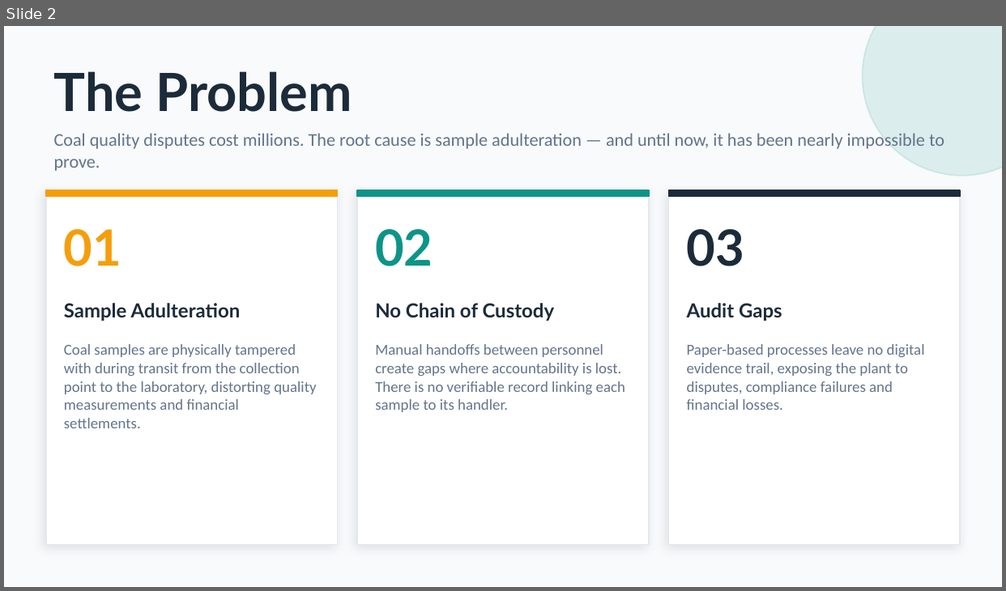
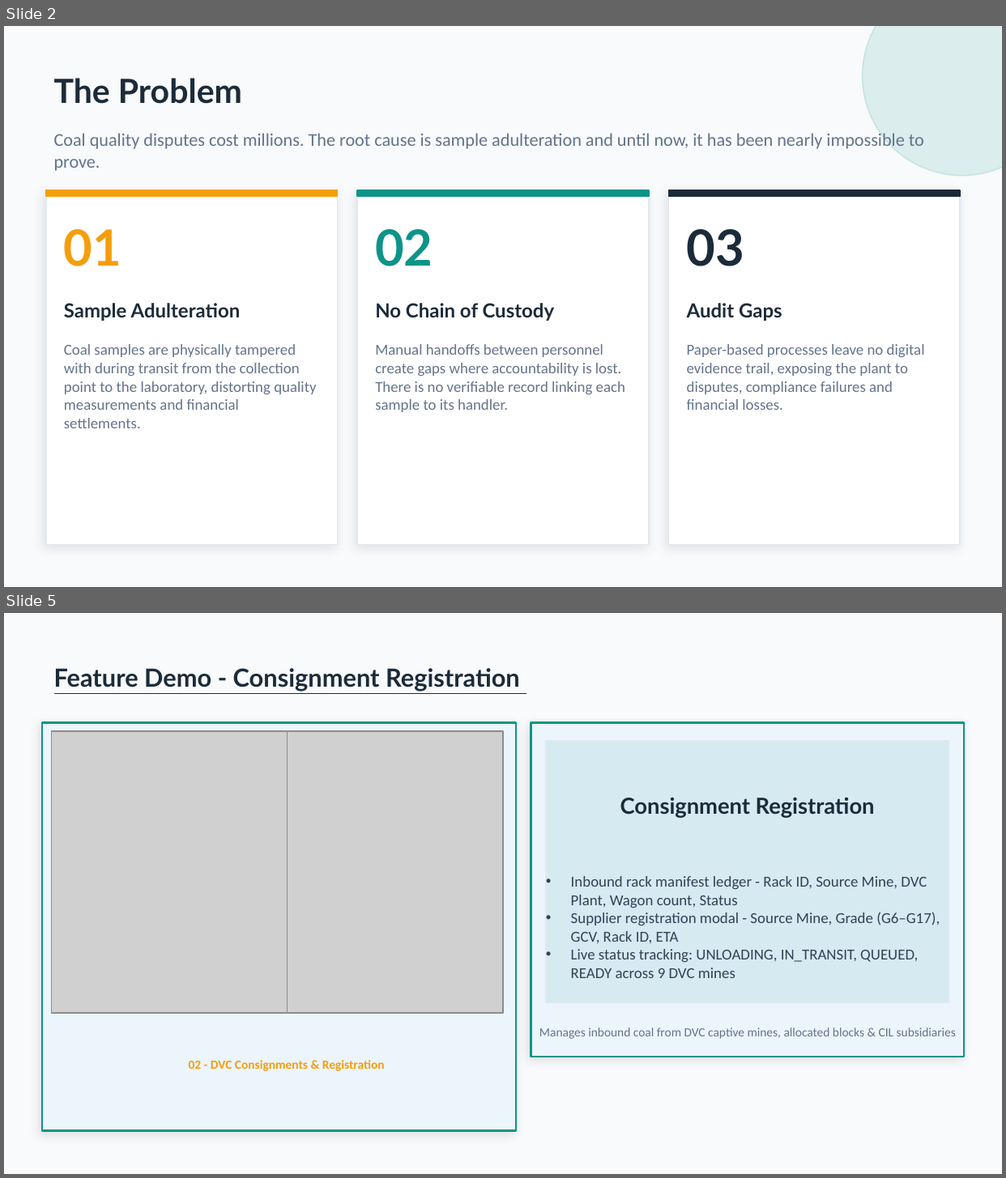
Before and after one commit to sudhansusekhar98/csaas, a slide deck: CSAAS_Presentation.pptx. Shown one above the other, each under a label of ours: slide 2 before the commit, slides 2 and 5 after it; the slides between them are not shown. The pictures are 1006x591 and 1006x1178 pixels, drawn with LibreOffice and Linux fonts; fonts in the diff are those of the drawing; grey boxes stand for pictures. Boxes give left, top, right and bottom in pixels: in the first picture for what was removed or moved away, otherwise in the second. Text is boxed around its words. In the diff, an @@ line names an element or a change of style, - is before the commit and + after.

```diff
--- a/CSAAS_Presentation.pptx
+++ b/CSAAS_Presentation.pptx
@@ slide 5 added at <box>4,613,1002,1174</box>, background #F8FAFC @@
@@ text added at <box>54,668,520,692</box>, 18 pt, text #1C2B3A, bold, underline @@
+Feature Demo - Consignment Registration
@@ rectangle added at <box>42,723,516,1131</box>, fill #EBF5FB, outline #0D9488 1.5 pt @@
@@ picture added at <box>51,732,287,1014</box> @@
@@ picture added at <box>288,732,503,1014</box> @@
@@ rectangle added at <box>530,723,964,1057</box>, fill #EBF5FB, outline #0D9488 1.5 pt @@
@@ rectangle added at <box>57,741,503,1003</box>, fill #D6EAF2, outline #E2E8F0 1 pt @@
@@ rectangle added at <box>546,741,949,1003</box>, fill #D6EAF2, outline #E2E8F0 1 pt @@
@@ text added at <box>620,797,875,818</box>, 16 pt, text #1C2B3A, bold @@
+Consignment Registration
@@ text added at <box>236,873,291,888</box>, 9 pt, text #A0AEC0, italic @@
+Attach screenshot here
@@ text added at <box>258,856,332,873</box>, 11 pt, text #64748B, bold, italic @@
+[ Screenshot Placeholder ]
@@ text added at <box>571,876,940,978</box>, 11 pt, text #334155 @@
+• Inbound rack manifest ledger - Rack ID, Source Mine, DVC Plant, Wagon count, Status
+• Supplier registration modal - Source Mine, Grade (G6–G17), GCV, Rack ID, ETA
+• Live status tracking: UNLOADING, IN_TRANSIT, QUEUED, READY across 9 DVC mines
@@ text added at <box>539,1028,956,1039</box>, 9 pt, text #64748B @@
+Manages inbound coal from DVC captive mines, allocated blocks & CIL subsidiaries
@@ text added at <box>189,1060,385,1071</box>, 9 pt, text #F59E0B, bold @@
+02 - DVC Consignments & Registration
@@ slide 2 changed as well @@
@@ text "The Problem" at <box>54,78,242,104</box>: size 38 to 24 pt @@
@@ text at <box>54,130,924,171</box>: text changed @@
-Coal quality disputes cost millions. The root cause is sample adulteration — and until now, it has been nearly impossible to prove.
+Coal quality disputes cost millions. The root cause is sample adulteration and until now, it has been nearly impossible to prove.
```
Also in this commit, not shown: 6 other slides changed, 6 other slides added, 1 slide removed, 4 other files.
